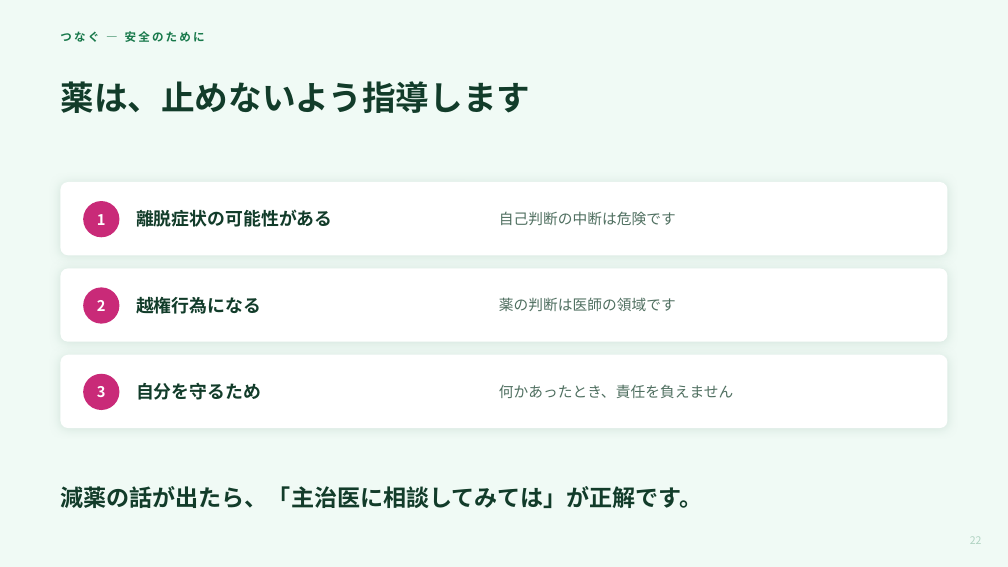
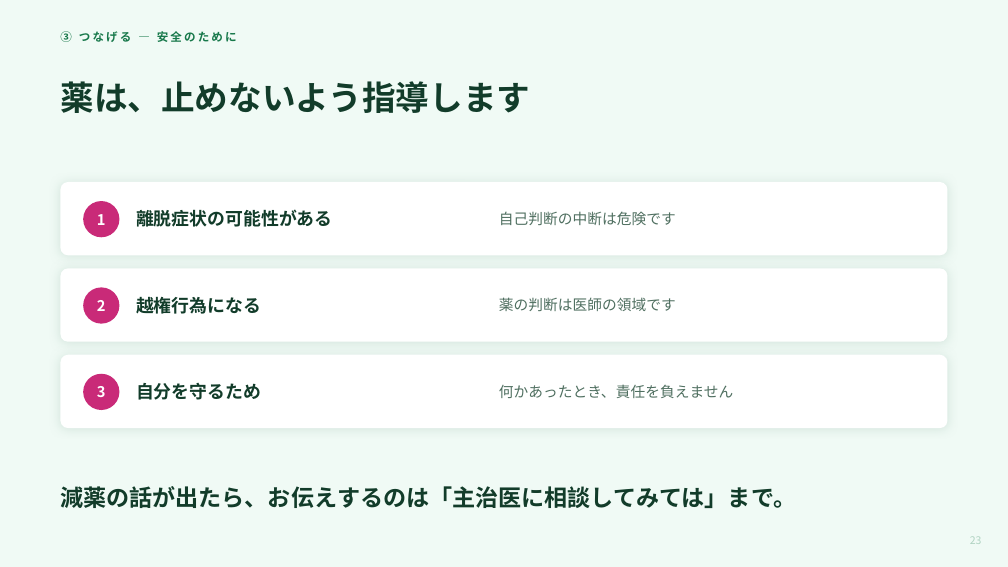
Before and after one commit to mananyon/manayonekura, a slide deck: slide 23 of docs/slides/20261016APNET/APNET本番版.pptx (slide 22 before the commit). Drawn at 1008x567 pixels with LibreOffice and Linux fonts; fonts in the diff are those of the drawing. Boxes give left, top, right and bottom in pixels: in the first picture for what was removed or moved away, otherwise in the second. Text is boxed around its words. In the diff, an @@ line names an element or a change of style, - is before the commit and + after.

```diff
--- a/docs/slides/20261016APNET/APNET本番版.pptx
+++ b/docs/slides/20261016APNET/APNET本番版.pptx
@@ text at bbox=[60, 31, 237, 42]: text changed @@
-つなぐ ― 安全のために
+③ つなげる ― 安全のために
@@ text at bbox=[60, 486, 796, 508]: text changed @@
-減薬の話が出たら、「主治医に相談してみては」が正解です。
+減薬の話が出たら、お伝えするのは「主治医に相談してみては」まで。
```
Also in this commit, not shown: 49 other slides changed, 2 slides added, 2 other files.
